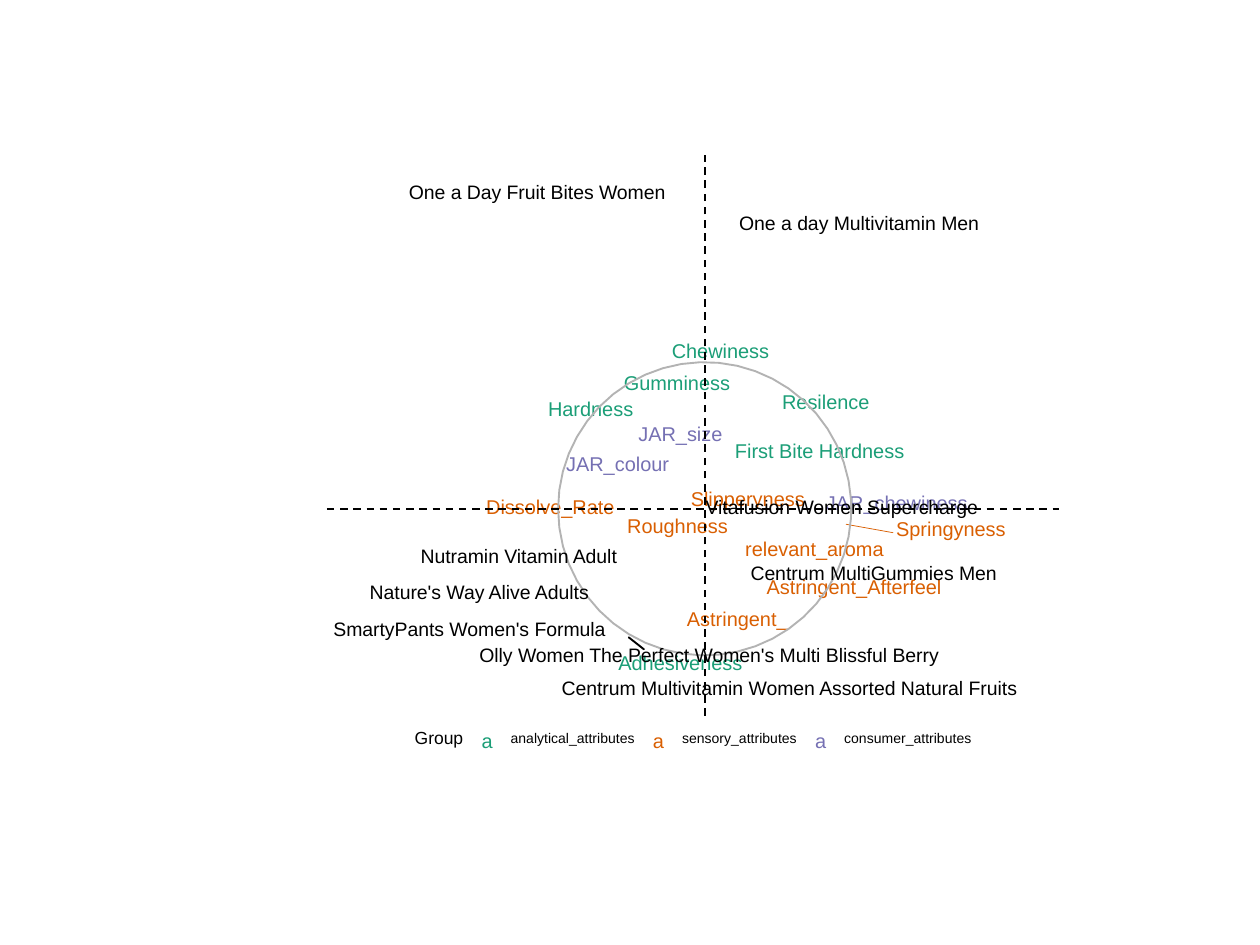
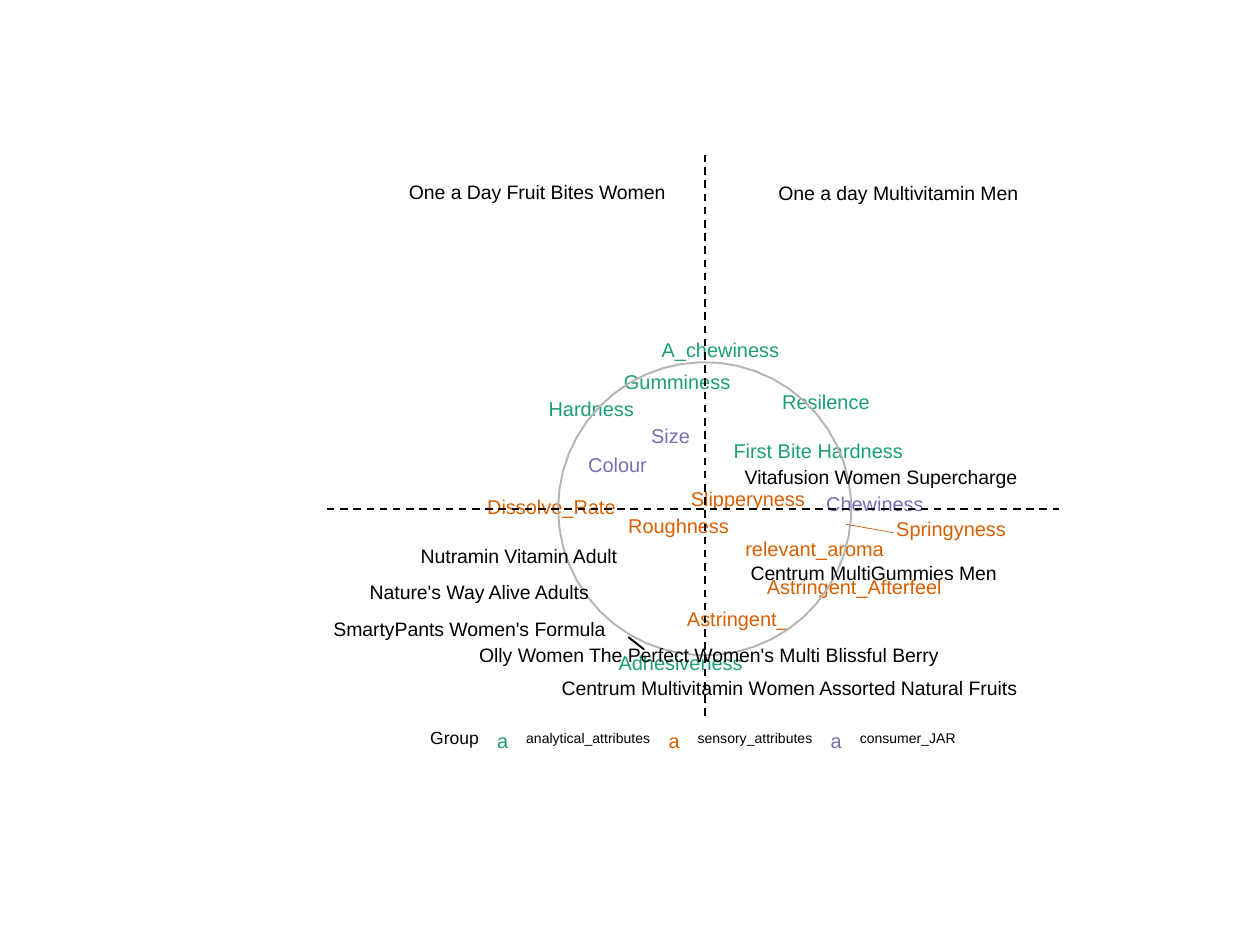
Before and after one commit to paritosh-aigora/gsk-centrum-classic, a slide deck: slide 1 of output/ppt_for_danielle/biplot.pptx. Drawn at 1260x945 pixels with LibreOffice and Linux fonts; fonts in the diff are those of the drawing. Boxes give left, top, right and bottom in pixels: in the first picture for what was removed or moved away, otherwise in the second. Text is boxed around its words. In the diff, an @@ line names an element or a change of style, - is before the commit and + after.

```diff
--- a/output/ppt_for_danielle/biplot.pptx
+++ b/output/ppt_for_danielle/biplot.pptx
@@ text "One a day Multivitamin Men": place and size @@
-text "One a day Multivitamin Men" at box(739, 216, 979, 234)
+text "One a day Multivitamin Men" at box(778, 186, 1018, 204)
@@ text at box(662, 341, 779, 361): text changed @@
-Chewiness
+A_chewiness
@@ text at box(651, 428, 690, 443): text changed @@
-JAR_size
+Size
@@ text at box(588, 457, 647, 472): text changed @@
-JAR_colour
+Colour
@@ text "Vitafusion Women Supercharge": place and size @@
-text "Vitafusion Women Supercharge" at box(706, 499, 978, 519)
+text "Vitafusion Women Supercharge" at box(745, 469, 1017, 489)
@@ text at box(826, 496, 923, 516): text changed @@
-JAR_chewiness
+Chewiness
@@ rectangle: place and size @@
-rectangle at box(415, 726, 971, 756)
+rectangle at box(430, 726, 955, 756)
@@ 6 texts, 3 rectangles: place and size @@
-6 texts, 3 rectangles at box(415, 726, 835, 756)
+6 texts, 3 rectangles at box(430, 726, 852, 756)
@@ text at box(860, 733, 956, 746): text changed @@
-consumer_attributes
+consumer_JAR
```
Also in this commit, not shown: 9 other slides changed.
